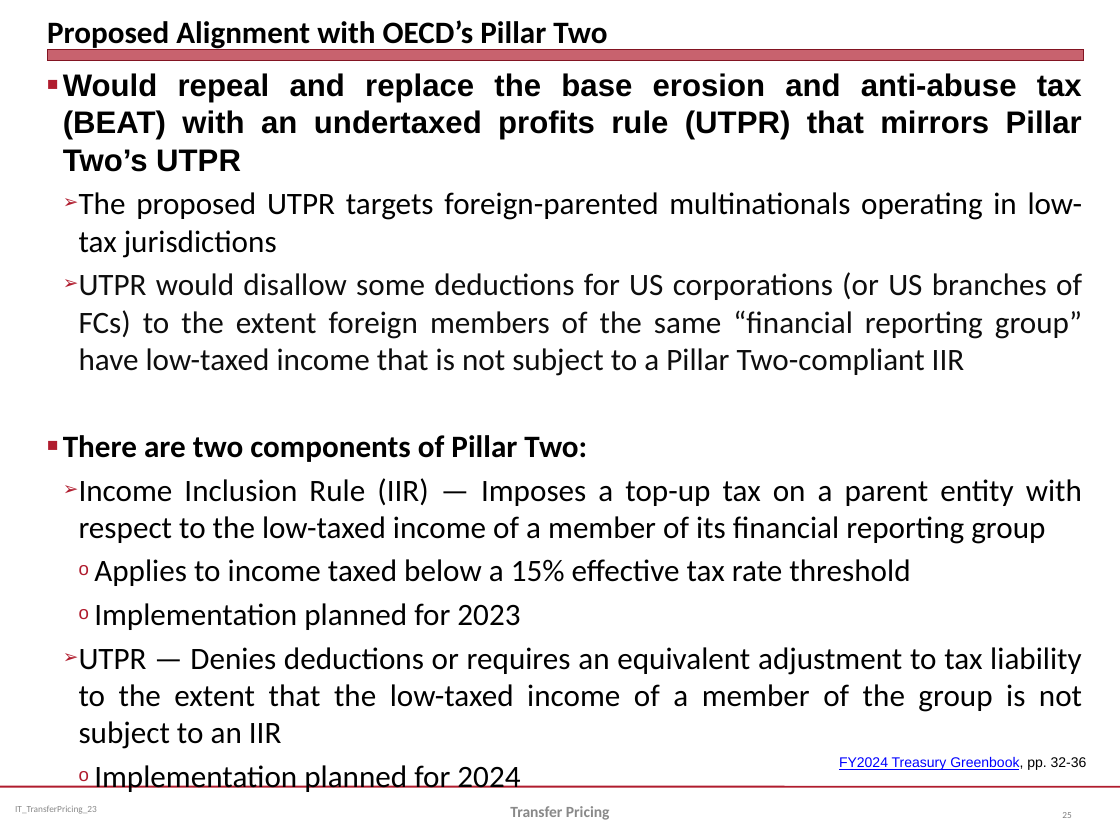
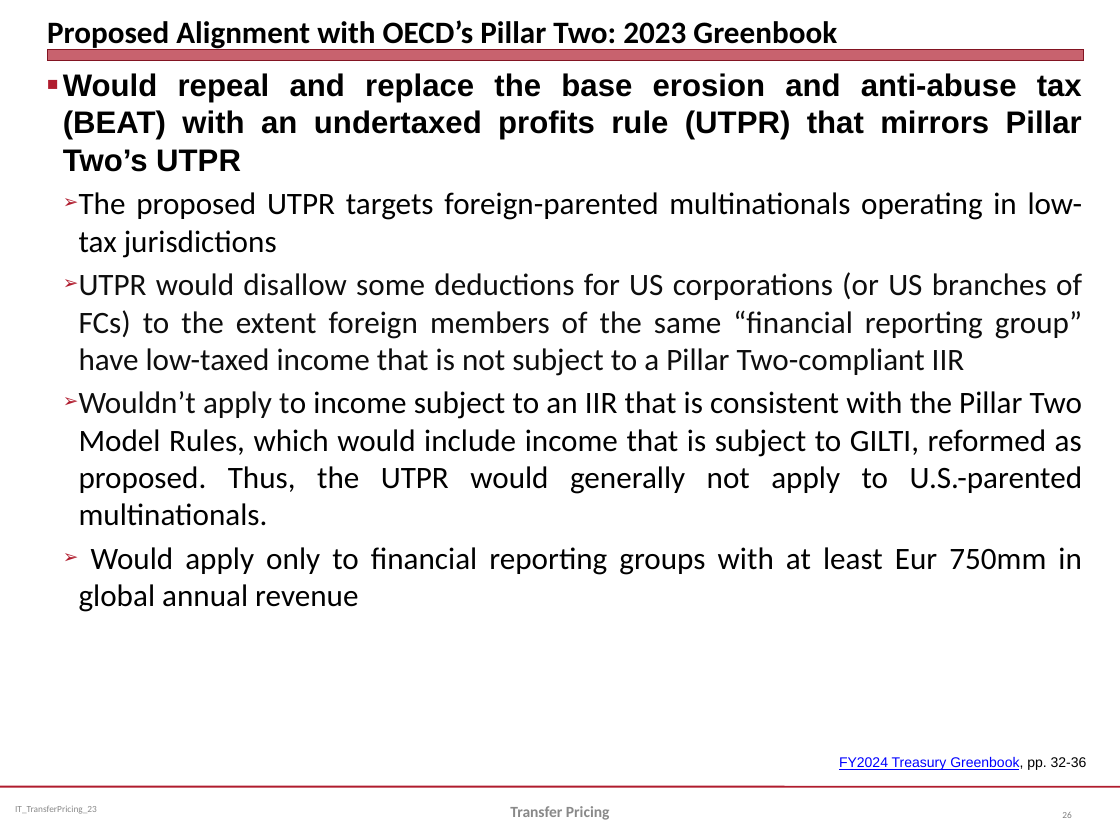
Before and after one commit to jmc877/International-Tax, a slide deck: slide 26 of slides/IT_TransferPricing_2023.pptx (slide 25 before the commit). Drawn at 1120x840 pixels with LibreOffice and Linux fonts; fonts in the diff are those of the drawing. Boxes give left, top, right and bottom in pixels: in the first picture for what was removed or moved away, otherwise in the second. Text is boxed around its words. In the diff, an @@ line names an element or a change of style, - is before the commit and + after.

```diff
--- a/slides/IT_TransferPricing_2023.pptx
+++ b/slides/IT_TransferPricing_2023.pptx
@@ title at bbox=[47, 20, 837, 51]: text changed @@
-Proposed Alignment with OECD’s Pillar Two
+Proposed Alignment with OECD’s Pillar Two: 2023 Greenbook
@@ text at bbox=[79, 391, 1083, 612]: text changed @@
-■ There are two components of Pillar Two:
-  ➢ Income Inclusion Rule (IIR) — Imposes a top-up tax on a parent entity with respect to the low-taxed income of a member of its financial reporting group
-    o Applies to income taxed below a 15% effective tax rate threshold
-    o Implementation planned for 2023
-  ➢ UTPR — Denies deductions or requires an equivalent adjustment to tax liability to the extent that the low-taxed income of a member of the group is not subject to an IIR
-    o Implementation planned for 2024
+  ➢ Wouldn’t apply to income subject to an IIR that is consistent with the Pillar Two Model Rules, which would include income that is subject to GILTI, reformed as proposed. Thus, the UTPR would generally not apply to U.S.-parented multinationals.
+  ➢ Would apply only to financial reporting groups with at least Eur 750mm in global annual revenue
```
Also in this commit, not shown: 4 other slides changed, 1 slide added, 1 slide removed, 1 other file.
